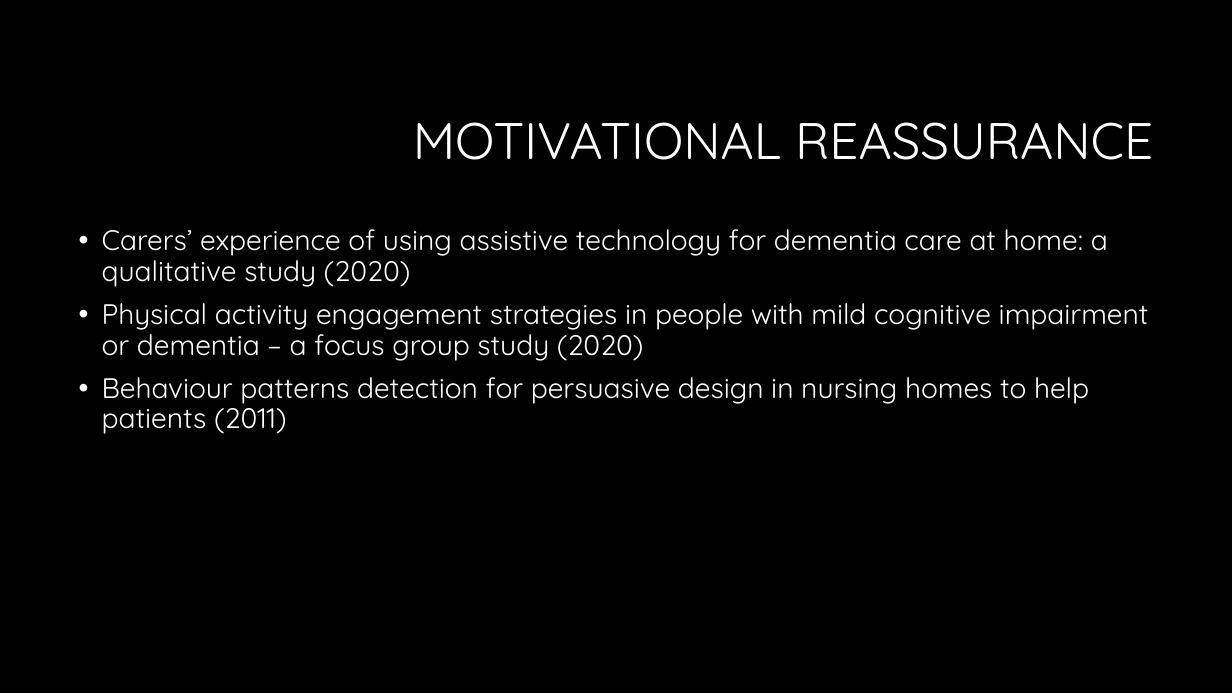
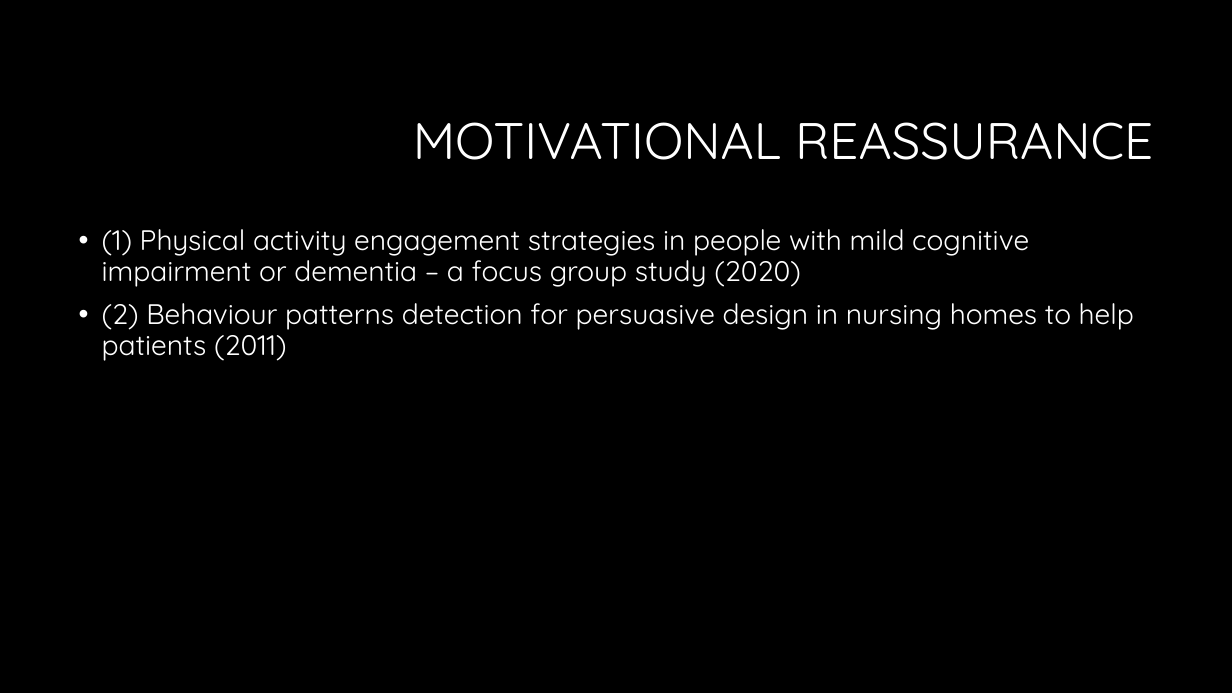
Before and after one commit to LoftieFourie/Honours_Project, a slide deck: slide 13 of Review of studies to motivate implementation and design.pptx. Drawn at 1232x693 pixels with LibreOffice and Linux fonts; fonts in the diff are those of the drawing; background and template pictures are left out. Boxes give left, top, right and bottom in pixels: in the first picture for what was removed or moved away, otherwise in the second. Text is boxed around its words. In the diff, an @@ line names an element or a change of style, - is before the commit and + after.

```diff
--- a/Review of studies to motivate implementation and design.pptx
+++ b/Review of studies to motivate implementation and design.pptx
@@ text at box(102, 229, 1134, 361): text changed @@
-• Carers’ experience of using assistive technology for dementia care at home: a qualitative study (2020)
-• Physical activity engagement strategies in people with mild cognitive impairment or dementia – a focus group study (2020)
-• Behaviour patterns detection for persuasive design in nursing homes to help patients (2011)
+• (1) Physical activity engagement strategies in people with mild cognitive impairment or dementia – a focus group study (2020)
+• (2) Behaviour patterns detection for persuasive design in nursing homes to help patients (2011)
```
Also in this commit, not shown: 1 other slide changed, 3 slides added, 1 slide removed.
